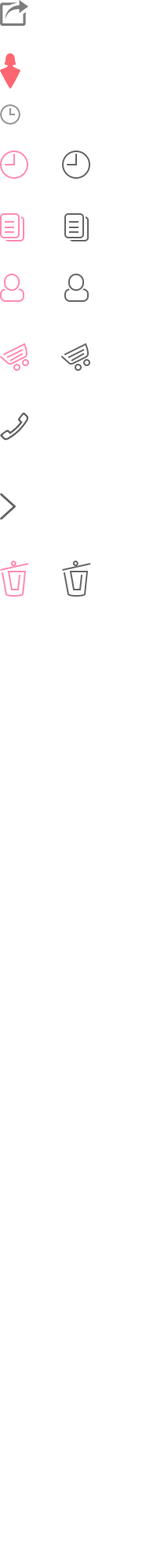
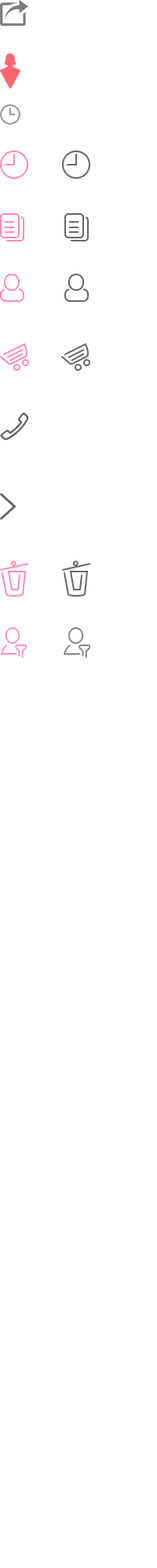
Comparing the layer stacks of the two 157x1568 images. Changes:
added layer "图层 2" above "图层 1 副本" over (63, 627, 91, 658)
added layer "图层 1" above "图层 0" over (0, 627, 27, 658)
